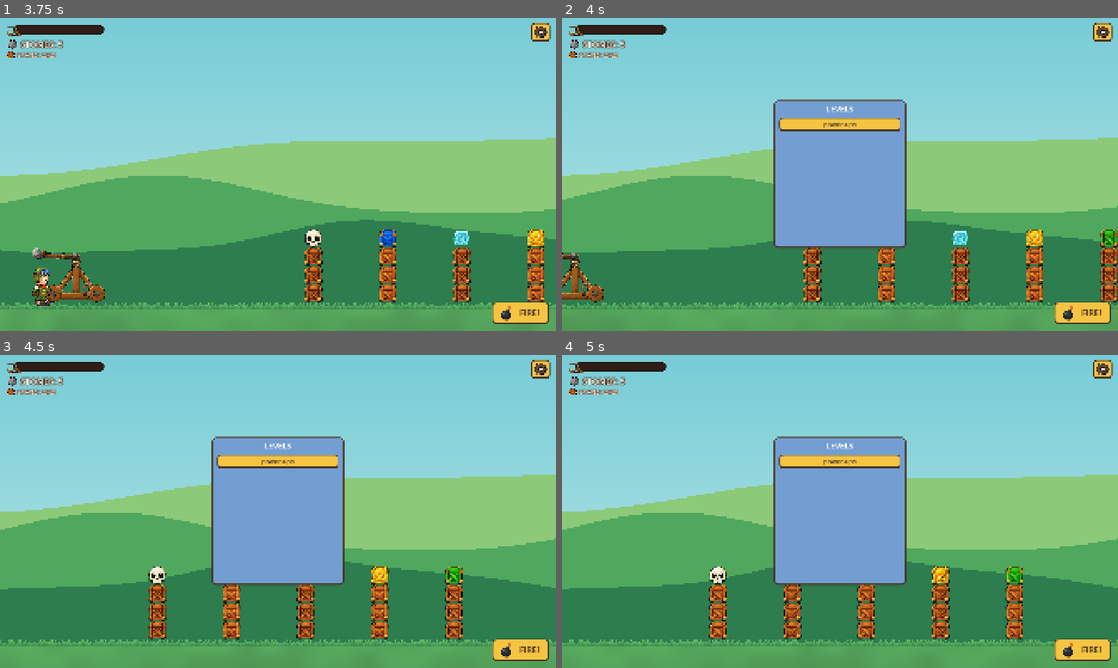
Above: before the commit, frames 1-4 (two rows, left to right).
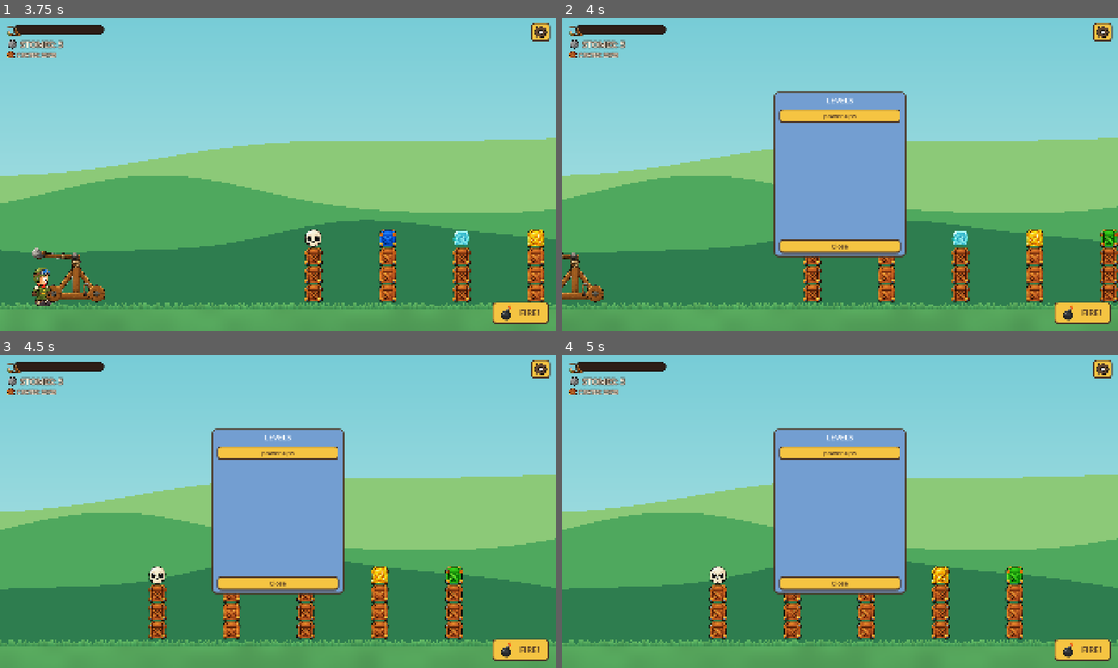
Above: after the commit, the same moments.

Repository: hazlema/kingdom-crumble
Game: Godot game, scene res://scenes/main_menu.tscn
Same seed, same stepped clock (60 frames per second), same inputs: the game is played once before the commit and once after it.
Inputs (mouse positions are in pixels of both pictures, inside the frame that each line leads up to):
- Up to frame 1 (3.75 s): click "🌿 Chill" at 0.5 s; click "FIRE!" at 1.25 s; click (539, 33) at 2 s; click "Restart Level" at 2.75 s; tap Enter (advance) at 3.5, 3.6 s; move the mouse to (400, 158) at 3.52 s; hold . (scout_right) from 3.53 s (still down); click (400, 158) at 3.67 s
- Up to frame 2 (4 s): keep holding . (scout_right); tap L (jump_levels) at 3.77 s
- Up to frame 3 (4.5 s): release . (scout_right) at 4.25 s; drag from (166, 527) to (250, 574) at 4.27 s
- Up to frame 4 (5 s): no input

Frame 1 is identical in both runs. In frame 2, 3.6% of the frame differs, in the area x 38-62%, y 23-77%; in frame 3, 3.6%; in frame 4, 3.6%.

Commit message:
fix: level select gets a Close button and bulletproof Esc
Owner got stuck in the picker. Close button added (stylable later),
Esc answers both the menu action and ui_cancel, and the dialog
processes ALWAYS so pause state can never deafen it.

Co-Authored-By: Claude Fable 5 <noreply@anthropic.com>

Diff:
--- a/scenes/ui/level_jump_dialog.tscn
+++ b/scenes/ui/level_jump_dialog.tscn
@@ -3,6 +3,7 @@
 [ext_resource type="Script" path="res://src/ui/level_jump_dialog.gd" id="1"]
 
 [node name="LevelJumpDialog" type="Control"]
+process_mode = 3
 visible = false
 layout_mode = 3
 anchors_preset = 15
@@ -40,3 +41,8 @@
 layout_mode = 2
 size_flags_horizontal = 3
 theme_override_constants/separation = 6
+
+[node name="CloseBtn" type="Button" parent="Center/Panel/VBox"]
+unique_name_in_owner = true
+layout_mode = 2
+text = "Close"
--- a/src/ui/level_jump_dialog.gd
+++ b/src/ui/level_jump_dialog.gd
@@ -6,6 +6,10 @@
 # changes and fresh checkmarks always show.
 
 signal level_picked(path: String)
+
+
+func _ready() -> void:
+	%CloseBtn.pressed.connect(hide)
 
 
 func open(tier: String) -> void:
@@ -36,7 +40,8 @@
 
 func _input(event: InputEvent) -> void:
 	# _input (not unhandled) so Esc closes the dialog before the pause
-	# menu can react to the same key
-	if visible and event.is_action_pressed("menu"):
+	# menu can react to the same key; ui_cancel covers Esc even if the
+	# "menu" action is ever rebound
+	if visible and (event.is_action_pressed("menu") or event.is_action_pressed("ui_cancel")):
 		hide()
 		get_viewport().set_input_as_handled()
--- a/tests/unit/test_level_jump_dialog.gd
+++ b/tests/unit/test_level_jump_dialog.gd
@@ -46,3 +46,10 @@
 	d.get_node("%List").get_child(0).pressed.emit()
 	assert_signal_emitted_with_parameters(d, "level_picked", [chain[0]["path"]])
 	assert_false(d.visible)
+
+func test_close_button_hides_dialog() -> void:
+	var d := _dialog()
+	d.open("chill")
+	assert_true(d.visible)
+	d.get_node("%CloseBtn").pressed.emit()
+	assert_false(d.visible)
